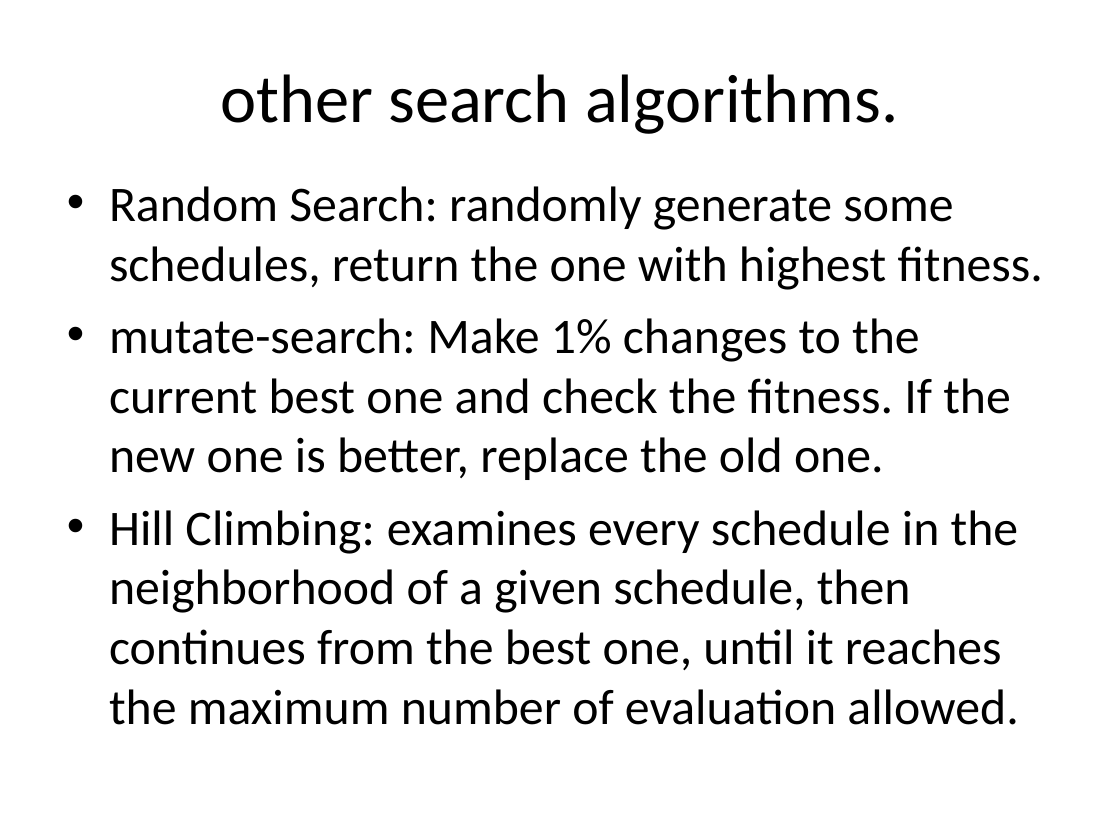
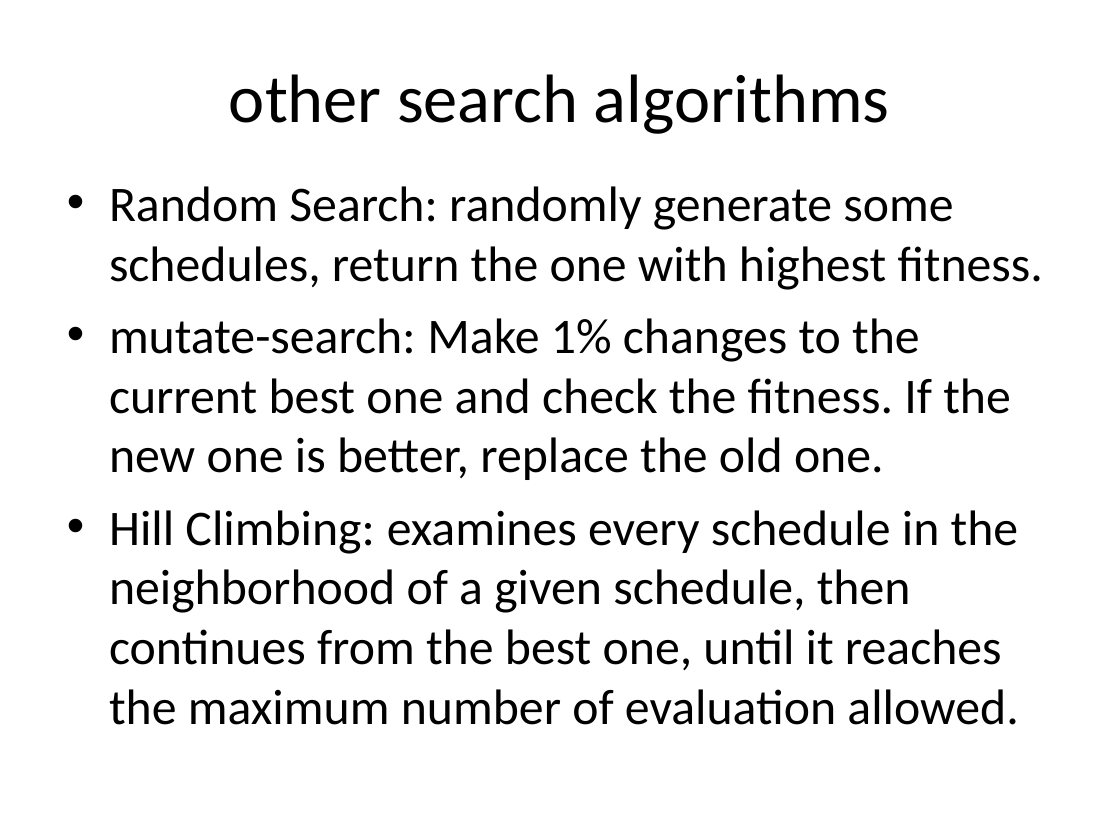
Before and after one commit to putrakoreng/csc384-genetic-algorithms-project, a slide deck: slide 4 of GA_TestBench/Data Files/presentation.ppt. Drawn at 1120x840 pixels with LibreOffice and Linux fonts; fonts in the diff are those of the drawing. Boxes give left, top, right and bottom in pixels: in the first picture for what was removed or moved away, otherwise in the second. Text is boxed around its words. In the diff, an @@ line names an element or a change of style, - is before the commit and + after.

```diff
--- a/GA_TestBench/Data Files/presentation.ppt
+++ b/GA_TestBench/Data Files/presentation.ppt
@@ title at <box>229,74,890,134</box>: text changed @@
-other search algorithms.
+other search algorithms
```
Also in this commit, not shown: 1 other slide changed, 3 slides added, 1 slide removed.
